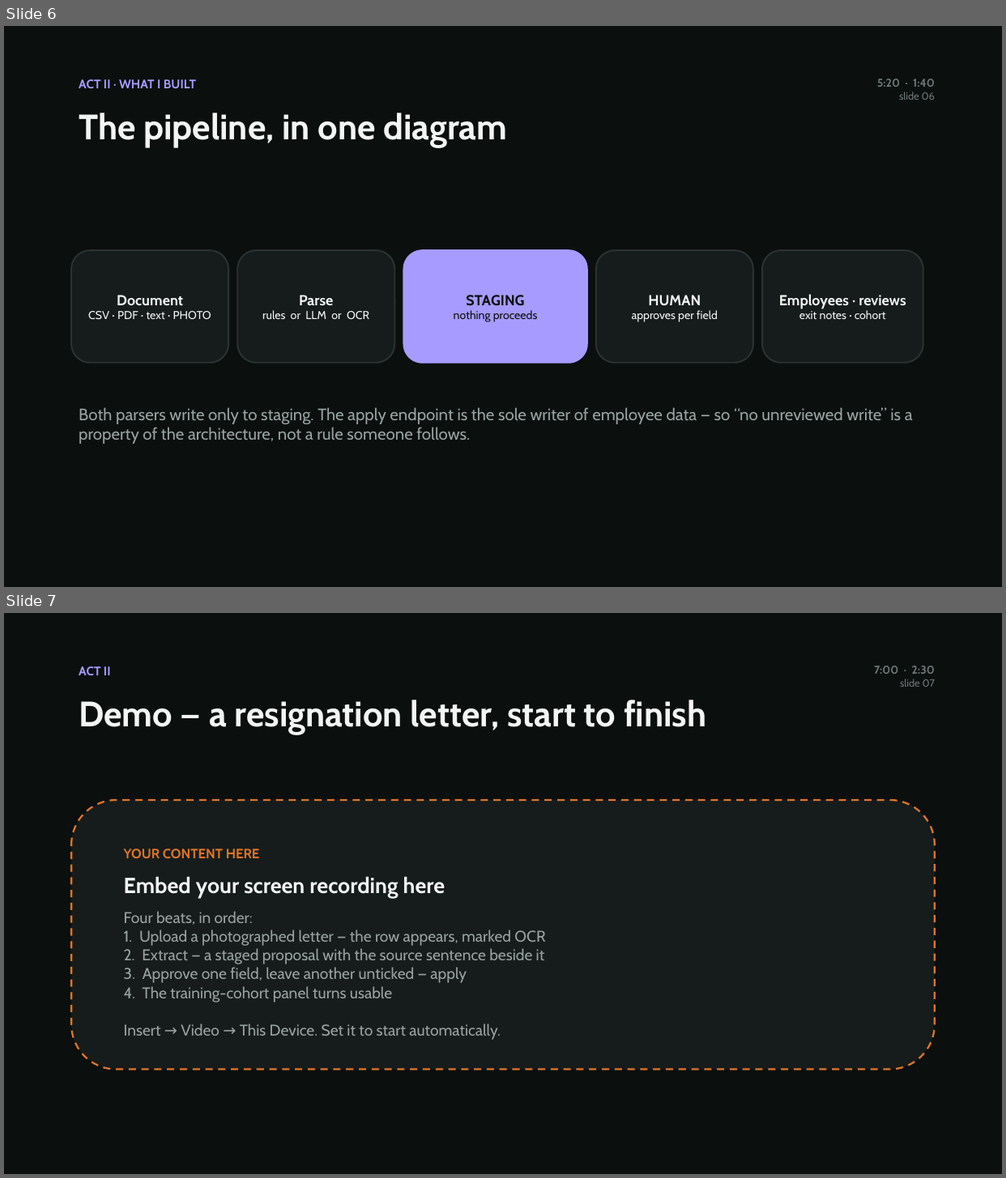
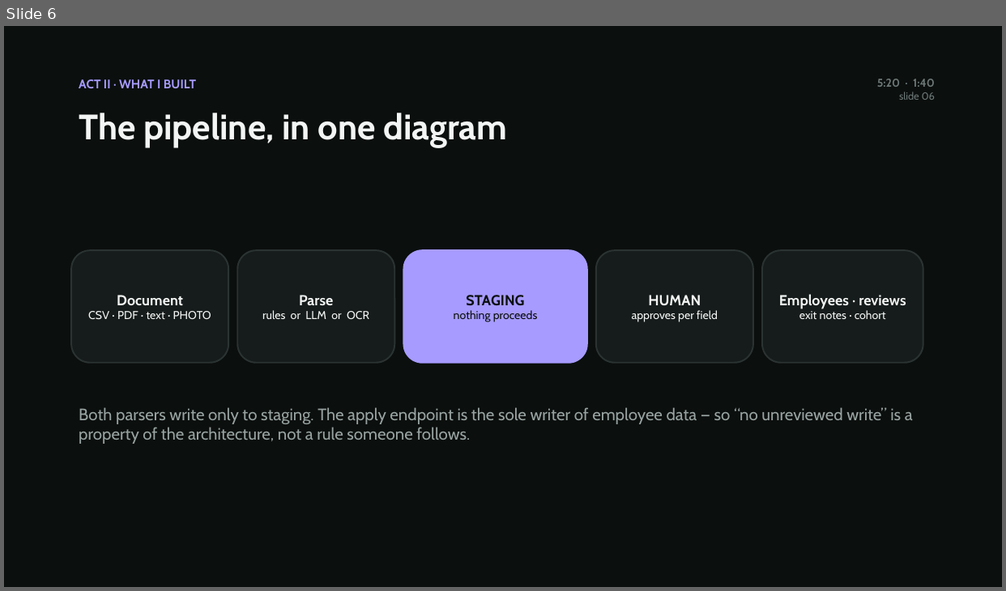
Before and after one commit to AzizKhayati1/companysim, a slide deck: docs/reading-the-paperwork.pptx. Shown one above the other, each under a label of ours: slides 6 and 7 before the commit, slide 6 after it. The pictures are 1006x1178 and 1006x591 pixels, drawn with LibreOffice and Linux fonts; fonts in the diff are those of the drawing. Boxes give left, top, right and bottom in pixels: in the first picture for what was removed or moved away, otherwise in the second. Text is boxed around its words. In the diff, an @@ line names an element or a change of style, - is before the commit and + after.

```diff
--- a/docs/reading-the-paperwork.pptx
+++ b/docs/reading-the-paperwork.pptx
@@ slide 7 removed at bbox=[4, 613, 1002, 1174], background #0B0F0E @@
@@ text removed at bbox=[79, 666, 111, 675] @@
-ACT II
@@ text removed at bbox=[874, 666, 935, 687] @@
-7:00 · 2:30
-slide 07
@@ text removed at bbox=[79, 700, 706, 735] @@
-Demo — a resignation letter, start to finish
@@ rounded rectangle removed at bbox=[71, 800, 935, 1070] @@
@@ text removed at bbox=[124, 849, 545, 1040] @@
-YOUR CONTENT HERE
-Embed your screen recording here
-Four beats, in order:
-1. Upload a photographed letter — the row appears, marked OCR
-2. Extract — a staged proposal with the source sentence beside it
-3. Approve one field, leave another unticked — apply
-4. The training-cohort panel turns usable
-Insert → Video → This Device. Set it to start automatically.
```
Also in this commit, not shown: 1 slide changed, 9 slides added, 1 other slide removed, 12 other files.
